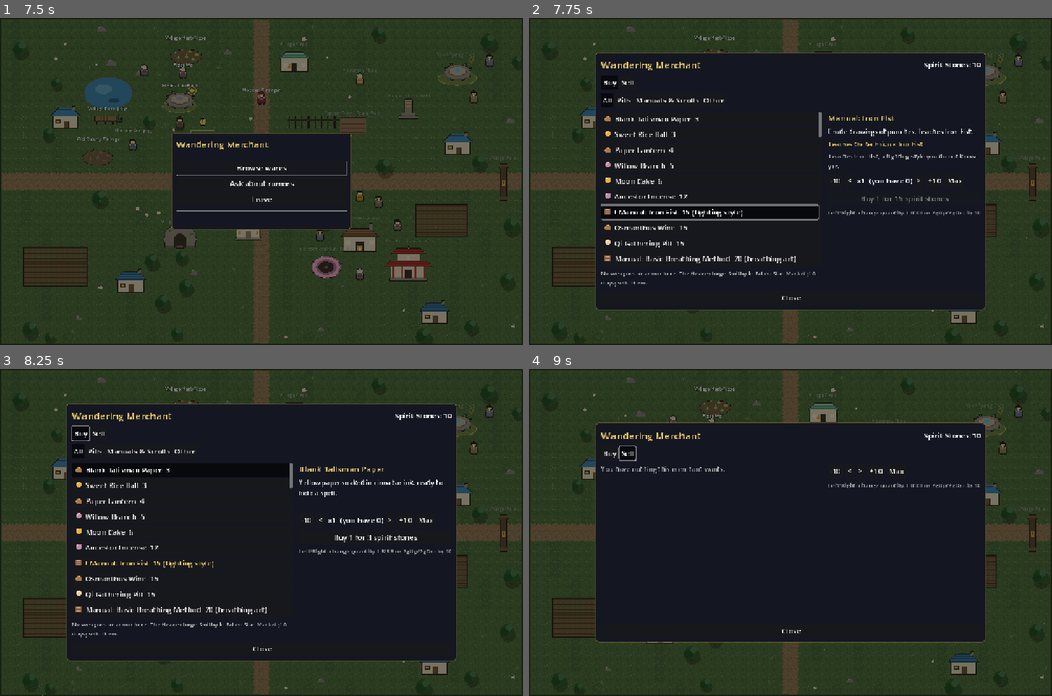
Above: before the commit, frames 1-4 (two rows, left to right).
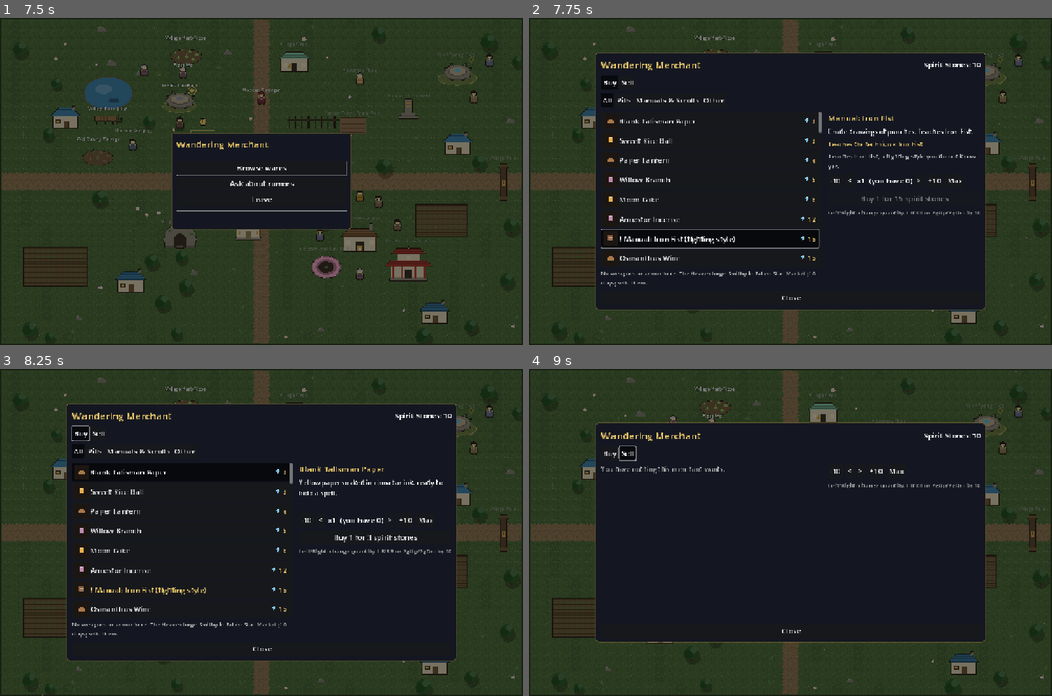
Above: after the commit, the same moments.

Repository: samridghimire/cultivation-game
Game: Godot game, scene res://src/ui/main_menu.tscn
The game is run twice, just before and just after one commit, with the same random seed, the same clock (stepped at 60 frames per second) and the same inputs.
Inputs (mouse positions are in pixels of both pictures, inside the frame that each line leads up to):
- Up to frame 1 (7.5 s): click "New Game" at 0.5 s; click "Begin" at 1.25 s; click "Reach for it." at 2 s; click "Protect those who cannot prot…" at 2.75 s; click "What are you?" at 3.5 s; click "Why me?" at 4.25 s; click "What are you?" at 5 s; click "..." at 5.75 s; click "Set out." at 6.5 s; tap Enter (ui_accept) at 7.25 s; move the mouse to (376, 165) at 7.27 s; hold D (move_right) from 7.28 s (still down); hold E (interact) from 7.28 s (still down); click (376, 165) at 7.42 s
- Up to frame 2 (7.75 s): keep holding D (move_right); keep holding E (interact); tap Enter (ui_accept) at 7.52 s
- Up to frame 3 (8.25 s): release D (move_right) at 8 s; release E (interact) at 8 s; click "Buy" at 8 s
- Up to frame 4 (9 s): click "Sell" at 8.75 s

Frame 1 is identical in both runs. In frame 2, 2.6% of the frame differs, in the area x 13-56%, y 30-75%; in frame 3, 1.9%; in frame 4, nothing differs.

Commit message:
[GFX-032] A bag that looks like a bag
Shared ItemRow.make: framed 36 px icon slot, right-aligned count badge (x3, hidden for 1) or stone-priced badge in the shop;
inventory detail pane shows a framed 48 px icon (4x the 12 px glyph) left of the name. LIST_ROW_HEIGHT 44.
Viewed inventory.png at 1280x800: icons readable, no clipped text, big icon in the detail pane. The shop shot
still shows the merchant menu (not the shop list), so the shop rows were verified by tests only.

Follow-ups: screenshot_first_hour's shop shot opens the merchant menu instead of the shop list; the spec's 32/64 px
sizes became 24 in a 36 slot and 48 so icons stay integer multiples of the 12 px glyph.

Co-Authored-By: Claude Sonnet 5.5 <noreply@anthropic.com>
Claude-Session: https://claude.ai/code/session_01L4vu8xYSB6GDySnTW9upxc

Diff:
--- a/src/ui/inventory_screen.gd
+++ b/src/ui/inventory_screen.gd
@@ -13,8 +13,10 @@
 ## The item list shrinks to its rows between these heights (WU-087).
 const LIST_MIN_HEIGHT := 220.0
 const LIST_MAX_HEIGHT := 360.0
-const LIST_ROW_HEIGHT := 42.0
+const LIST_ROW_HEIGHT := 44.0
 var _name: Label
+var _picture: TextureRect
+var _picture_frame: PanelContainer
 var _description: Label
 var _effects: Label
 var _use_button: Button
@@ -66,8 +68,23 @@
 	details.custom_minimum_size = Vector2(420, 0)
 	details.add_theme_constant_override("separation", 8)
 	columns.add_child(details)
+	var head := HBoxContainer.new()
+	head.add_theme_constant_override("separation", 12)
+	details.add_child(head)
+	_picture_frame = UIStyle.panel()
+	_picture_frame.size_flags_vertical = Control.SIZE_SHRINK_BEGIN
+	_picture = TextureRect.new()
+	_picture.custom_minimum_size = Vector2(ItemIcon.SIZE * 4, ItemIcon.SIZE * 4)
+	_picture.expand_mode = TextureRect.EXPAND_IGNORE_SIZE
+	_picture.stretch_mode = TextureRect.STRETCH_KEEP_ASPECT_CENTERED
+	_picture.texture_filter = CanvasItem.TEXTURE_FILTER_NEAREST
+	_picture_frame.add_child(_picture)
+	head.add_child(_picture_frame)
 	_name = UIStyle.label("", 20, UIStyle.ACCENT)
-	details.add_child(_name)
+	_name.size_flags_horizontal = Control.SIZE_EXPAND_FILL
+	_name.size_flags_vertical = Control.SIZE_SHRINK_CENTER
+	_name.autowrap_mode = TextServer.AUTOWRAP_WORD_SMART
+	head.add_child(_name)
 	_description = UIStyle.label("", 16)
 	_description.autowrap_mode = TextServer.AUTOWRAP_WORD_SMART
 	details.add_child(_description)
@@ -192,13 +209,8 @@
 	if ids.is_empty():
 		_list.add_child(UIStyle.label("Nothing here." if _category != "All" else "Your pouch is empty.", 16, Color(0.7, 0.7, 0.7)))
 	for item_id in ids:
-		var label := "%s  x%d" % [_item_name(data, item_id), p.item_count(item_id)]
-		if p.readied_talismans.has(item_id):
-			label += "  (readied)"
-		var b := UIStyle.button(label, _select.bind(item_id))
-		b.name = item_id
-		ItemIcon.apply(b, ItemIcon.for_id(data, item_id))
-		b.alignment = HORIZONTAL_ALIGNMENT_LEFT
+		var b := ItemRow.make(data, item_id, p.item_count(item_id), "(readied)" if p.readied_talismans.has(item_id) else "")
+		b.pressed.connect(_select.bind(item_id))
 		b.toggle_mode = true
 		b.button_pressed = item_id == _selected
 		b.focus_entered.connect(_select.bind(item_id))
@@ -244,6 +256,8 @@
 	var data := GameState.data
 	var item: Dictionary = data.items.get(_selected, {})
 	_name.text = _item_name(data, _selected) if _selected != "" else ""
+	_picture.texture = ItemIcon.for_id(data, _selected)
+	_picture_frame.visible = _picture.texture != null
 	_description.text = String(item.get("description", ""))
 	var lines := describe_effects(item.get("effects", {}), data)
 	if int(item.get("price", 0)) > 0:
--- /dev/null
+++ b/src/ui/item_row.gd
@@ -0,0 +1,83 @@
+class_name ItemRow
+extends RefCounted
+## Shared item list row (GFX-032): a button with a framed icon slot, the name (plus an optional accent-free tag),
+## and a right-aligned badge ("x3" for a stack, or a price with a stone icon in the shop).
+
+const SLOT := 36
+const BADGE_WIDTH := 56
+const SLOT_FILL := Color("1c1612")
+const SLOT_BORDER := Color("6b5a3e")
+
+static var _frames: Dictionary = {}
+
+
+## A 36 px slot image: dark fill, 1 px border, the item icon centred (nearest).
+static func framed(tex: Texture2D) -> Texture2D:
+	if tex == null:
+		return null
+	if _frames.has(tex):
+		return _frames[tex]
+	var img := Image.create(SLOT, SLOT, false, Image.FORMAT_RGBA8)
+	img.fill(SLOT_FILL)
+	for i in SLOT:
+		for edge: Vector2i in [Vector2i(i, 0), Vector2i(i, SLOT - 1), Vector2i(0, i), Vector2i(SLOT - 1, i)]:
+			img.set_pixelv(edge, SLOT_BORDER)
+	var src := tex.get_image()
+	if src != null:
+		if src.is_compressed():
+			src.decompress()
+		src.convert(Image.FORMAT_RGBA8)
+		var icon_px := ItemIcon.SIZE * ItemIcon.ZOOM
+		if src.get_width() != icon_px:
+			src.resize(icon_px, icon_px, Image.INTERPOLATE_NEAREST)
+		var at := Vector2i((SLOT - icon_px) / 2, (SLOT - icon_px) / 2)
+		img.blend_rect(src, Rect2i(0, 0, icon_px, icon_px), at)
+	var out := ImageTexture.create_from_image(img)
+	_frames[tex] = out
+	return out
+
+
+## The count badge text: "x3", "" for a single item.
+static func badge_text(count: int) -> String:
+	return "x%d" % count if count > 1 else ""
+
+
+## Row button for `item_id`. The button text is the name plus `extra_tag`; `price` >= 0 shows a stone-priced badge
+## instead of the count badge. Selection and focus are the caller's business.
+static func make(data: GameData, item_id: String, count: int, extra_tag: String = "", price: int = -1) -> Button:
+	var name := String(data.items.get(item_id, {}).get("name", item_id))
+	var b := UIStyle.button(name if extra_tag == "" else "%s  %s" % [name, extra_tag], Callable())
+	b.name = item_id
+	b.alignment = HORIZONTAL_ALIGNMENT_LEFT
+	b.texture_filter = CanvasItem.TEXTURE_FILTER_NEAREST
+	b.expand_icon = false
+	var tex := framed(ItemIcon.for_id(data, item_id))
+	if tex != null:
+		b.icon = tex
+		b.add_theme_constant_override("icon_max_width", SLOT)
+	var badge := HBoxContainer.new()
+	badge.name = "Badge"
+	badge.mouse_filter = Control.MOUSE_FILTER_IGNORE
+	badge.alignment = BoxContainer.ALIGNMENT_END
+	badge.add_theme_constant_override("separation", 4)
+	badge.set_anchors_preset(Control.PRESET_RIGHT_WIDE)
+	badge.offset_left = -BADGE_WIDTH - 8
+	badge.offset_right = -8
+	if price >= 0:
+		var stone := TextureRect.new()
+		stone.texture = ItemIcon.for_id(data, "spirit_stone")
+		stone.custom_minimum_size = Vector2(16, 16)
+		stone.expand_mode = TextureRect.EXPAND_IGNORE_SIZE
+		stone.stretch_mode = TextureRect.STRETCH_KEEP_ASPECT_CENTERED
+		stone.size_flags_vertical = Control.SIZE_SHRINK_CENTER
+		stone.mouse_filter = Control.MOUSE_FILTER_IGNORE
+		badge.add_child(stone)
+	var text := str(price) if price >= 0 else badge_text(count)
+	var l := UIStyle.label(text, 15, UIStyle.ACCENT if price >= 0 else Color(0.8, 0.8, 0.85))
+	l.name = "BadgeLabel"
+	l.mouse_filter = Control.MOUSE_FILTER_IGNORE
+	l.vertical_alignment = VERTICAL_ALIGNMENT_CENTER
+	badge.add_child(l)
+	badge.visible = text != ""
+	b.add_child(badge)
+	return b
--- a/src/ui/shop_screen.gd
+++ b/src/ui/shop_screen.gd
@@ -44,6 +44,7 @@
 var _category := "All"
 const LIST_WIDTH := 540  ## about 60% of the panel (WU-133)
 const ROW_PADDING := 40  ## button margins + scrollbar
+const ROW_BADGE_PADDING := 90  ## framed icon + price badge on top of ROW_PADDING (GFX-032)
 const MAX_STEP := 1000000  ## a step too big to be anything but "Max"
 
 var _quantity := 1
@@ -327,9 +328,9 @@
 
 
 ## True when `text` fits a shop row at the button font size (WU-133).
-static func row_fits(text: String) -> bool:
+static func row_fits(text: String, extra_padding: int = 0) -> bool:
 	var w := ThemeDB.fallback_font.get_string_size(text, HORIZONTAL_ALIGNMENT_LEFT, -1, 18).x
-	return w <= LIST_WIDTH - ROW_PADDING
+	return w <= LIST_WIDTH - ROW_PADDING - extra_padding
 
 
 ## True when `item_id` is a combat manual and `c` knows no combat technique yet.
@@ -484,26 +485,26 @@
 		_list.add_child(UIStyle.label(empty, 16, Color(0.7, 0.7, 0.7)))
 	for item_id in ids:
 		var price := unit_price(p, data, item_id, _selling, _faction, GameState.buy_multiplier(), GameState.price_season())
-		var label := "%s  %d" % [data.items[item_id]["name"], price]
+		var label: String = data.items[item_id]["name"]
 		if _selling:
 			label += "  (have %d)" % p.item_count(item_id)
 		else:
 			var note := manual_note(p, data, item_id)
-			if row_fits(label + note):
+			if row_fits(label + note, ROW_BADGE_PADDING):
 				label += note
 			var tag_text := tag_note(upgrade_tag(p, data, item_id, _faction))
-			if tag_text != "" and row_fits(label + tag_text):
+			if tag_text != "" and row_fits(label + tag_text, ROW_BADGE_PADDING):
 				label += tag_text
 			var realm_text := realm_tag(p, data, item_id)
-			if realm_text != "" and row_fits(label + realm_text):
+			if realm_text != "" and row_fits(label + realm_text, ROW_BADGE_PADDING):
 				label += realm_text
 		if not _selling and GameState.festival_stock(_stock_tags).has(item_id) and not Items.shop_stock(data, _max_price, _stock_tags).has(item_id):
 			label += " (festival)"
 		if not _selling and item_id == _hinted:
 			label = "! " + label
-		var b := UIStyle.button(label, _select.bind(item_id))
-		b.name = item_id
-		ItemIcon.apply(b, ItemIcon.for_id(data, item_id))
+		var b := ItemRow.make(data, item_id, 1, "", price)
+		b.text = label
+		b.pressed.connect(_select.bind(item_id))
 		if not _selling and item_id == _hinted:
 			b.add_theme_color_override("font_color", UIStyle.ACCENT)
 		if not _selling and is_first_combat_manual(p, data, item_id):
@@ -513,7 +514,7 @@
 		b.alignment = HORIZONTAL_ALIGNMENT_LEFT
 		b.clip_text = true
 		b.text_overrun_behavior = TextServer.OVERRUN_TRIM_ELLIPSIS
-		b.tooltip_text = label
+		b.tooltip_text = "%s  %d" % [label, price]
 		b.toggle_mode = true
 		b.button_pressed = item_id == _selected
 		b.focus_entered.connect(_select.bind(item_id))
--- /dev/null
+++ b/tests/unit/test_item_row.gd
@@ -0,0 +1,38 @@
+extends TestCase
+## GFX-032: shared item rows with framed icons, count and price badges.
+
+
+func test_row_has_framed_icon_and_count_badge() -> void:
+	var b := ItemRow.make(data(), "spirit_stone", 3)
+	assert_eq(String(b.name), "spirit_stone")
+	assert_true(b.icon != null and b.icon.get_width() == ItemRow.SLOT, "framed 36 px slot")
+	assert_false(b.text.contains("x3"), "count is not part of the name")
+	var badge := b.get_node("Badge") as Control
+	assert_true(badge.visible)
+	assert_eq((badge.get_node("BadgeLabel") as Label).text, "x3")
+	b.free()
+
+
+func test_single_item_hides_badge() -> void:
+	var b := ItemRow.make(data(), "spirit_stone", 1)
+	assert_false((b.get_node("Badge") as Control).visible)
+	b.free()
+
+
+func test_price_badge_shows_stone_icon() -> void:
+	var b := ItemRow.make(data(), "spirit_stone", 1, "", 15)
+	var badge := b.get_node("Badge") as Control
+	assert_true(badge.visible)
+	assert_eq((badge.get_node("BadgeLabel") as Label).text, "15")
+	assert_eq(badge.get_child_count(), 2, "stone icon + price")
+	b.free()
+
+
+func test_extra_tag_goes_in_text() -> void:
+	var b := ItemRow.make(data(), "spirit_stone", 2, "(readied)")
+	assert_true(b.text.ends_with("(readied)"))
+	b.free()
+
+
+func test_list_height_fits_rows() -> void:
+	assert_true(InventoryScreen.LIST_ROW_HEIGHT >= ItemRow.SLOT + 4)
Not shown, added: src/ui/item_row.gd.uid
Not shown, added: tests/unit/test_item_row.gd.uid
